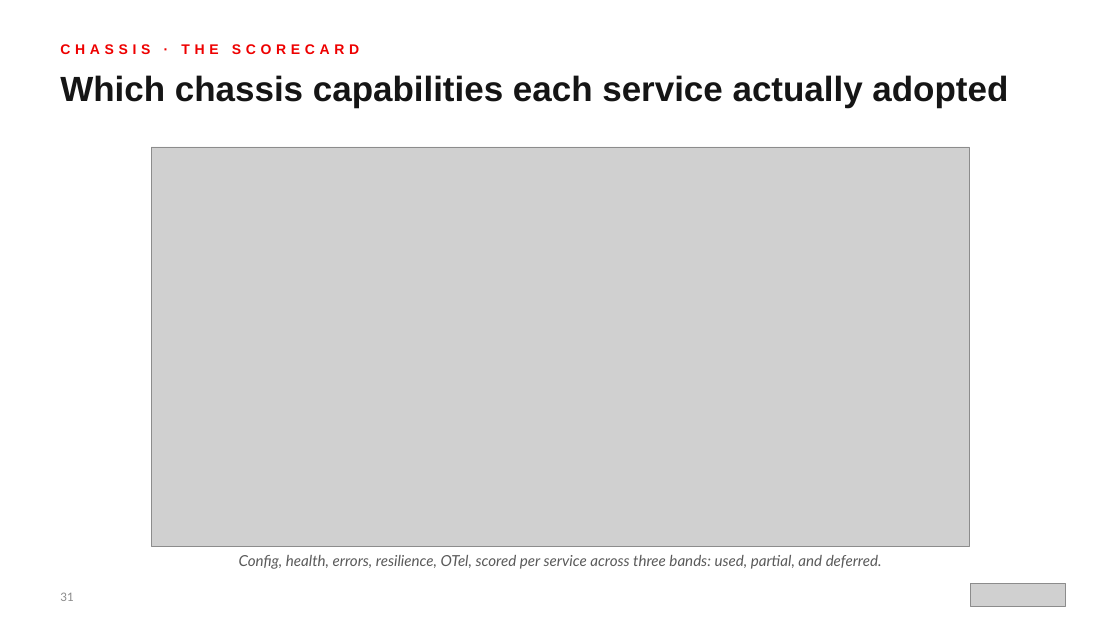
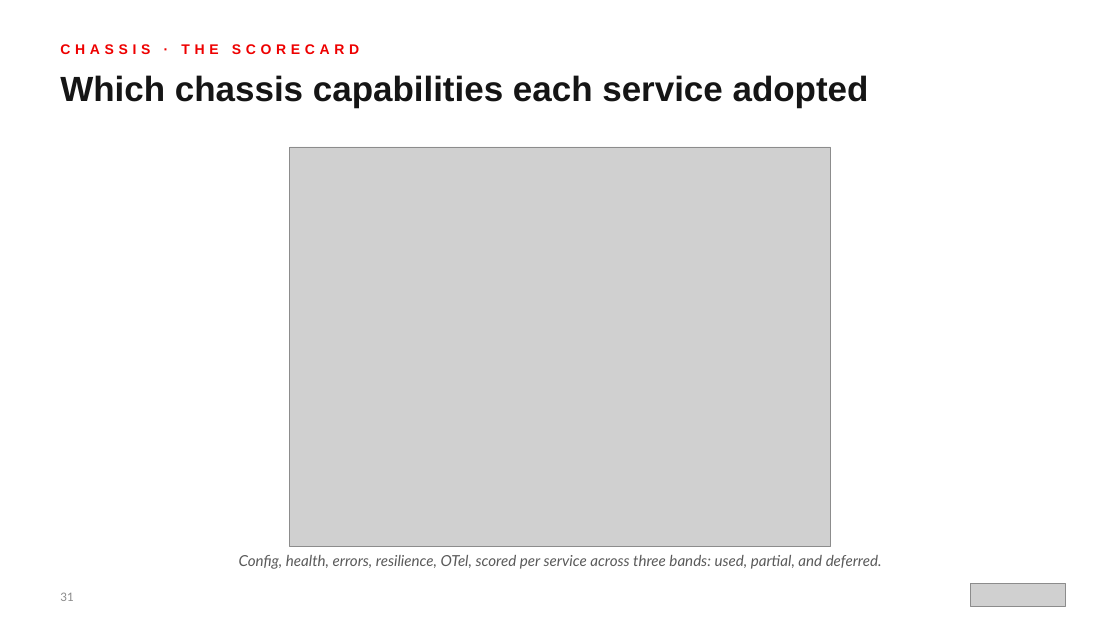
Before and after one commit to patterncatalyst/modernizing-enterprise-applications-python, a slide deck: slide 31 of presentation/lgtm-presentation/Modernizing-201-FastAPI.pptx. Drawn at 1120x630 pixels with LibreOffice and Linux fonts; fonts in the diff are those of the drawing; grey boxes stand for pictures. Boxes give left, top, right and bottom in pixels: in the first picture for what was removed or moved away, otherwise in the second. Text is boxed around its words. In the diff, an @@ line names an element or a change of style, - is before the commit and + after.

```diff
--- a/presentation/lgtm-presentation/Modernizing-201-FastAPI.pptx
+++ b/presentation/lgtm-presentation/Modernizing-201-FastAPI.pptx
@@ text at <box>60,75,869,108</box>: text changed @@
-Which chassis capabilities each service actually adopted
+Which chassis capabilities each service adopted
@@ picture: place and size @@
-picture at <box>151,147,970,546</box>
+picture at <box>290,147,831,546</box>
```
Also in this commit, not shown: 3 other slides changed, 10 other files.
